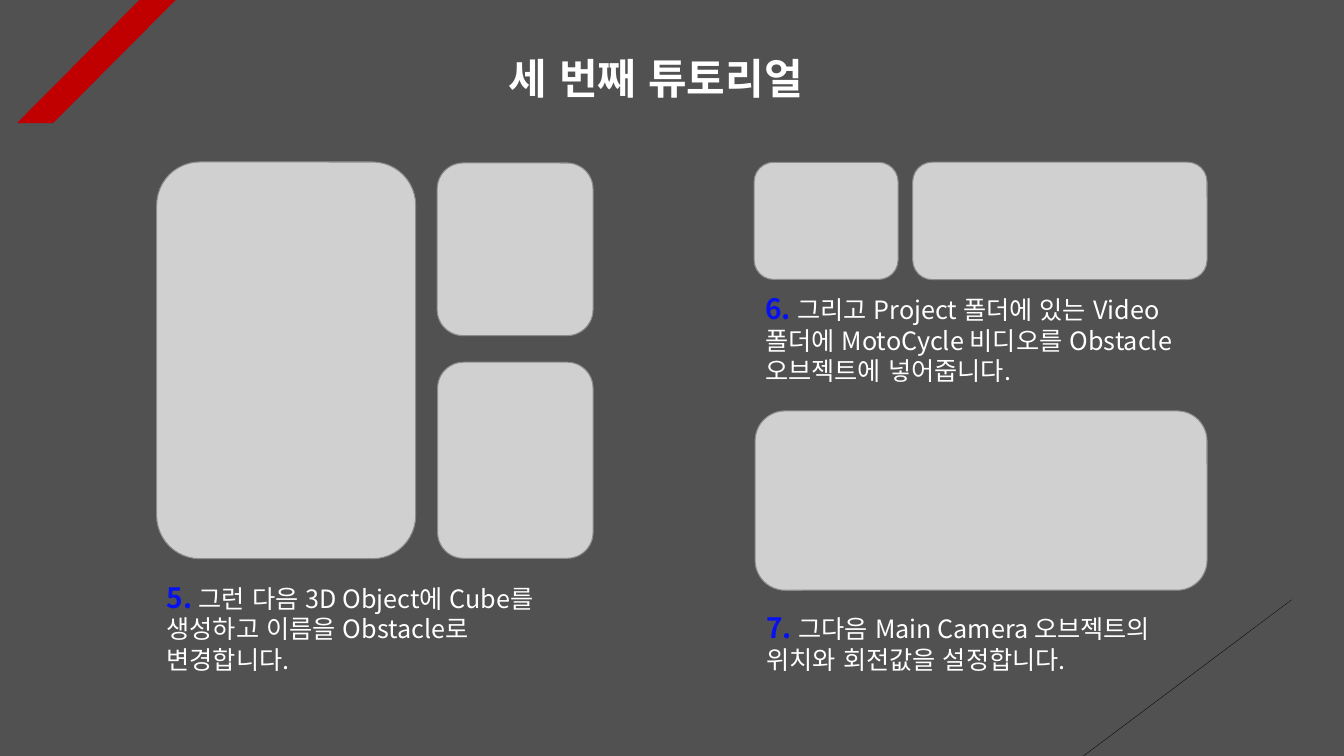
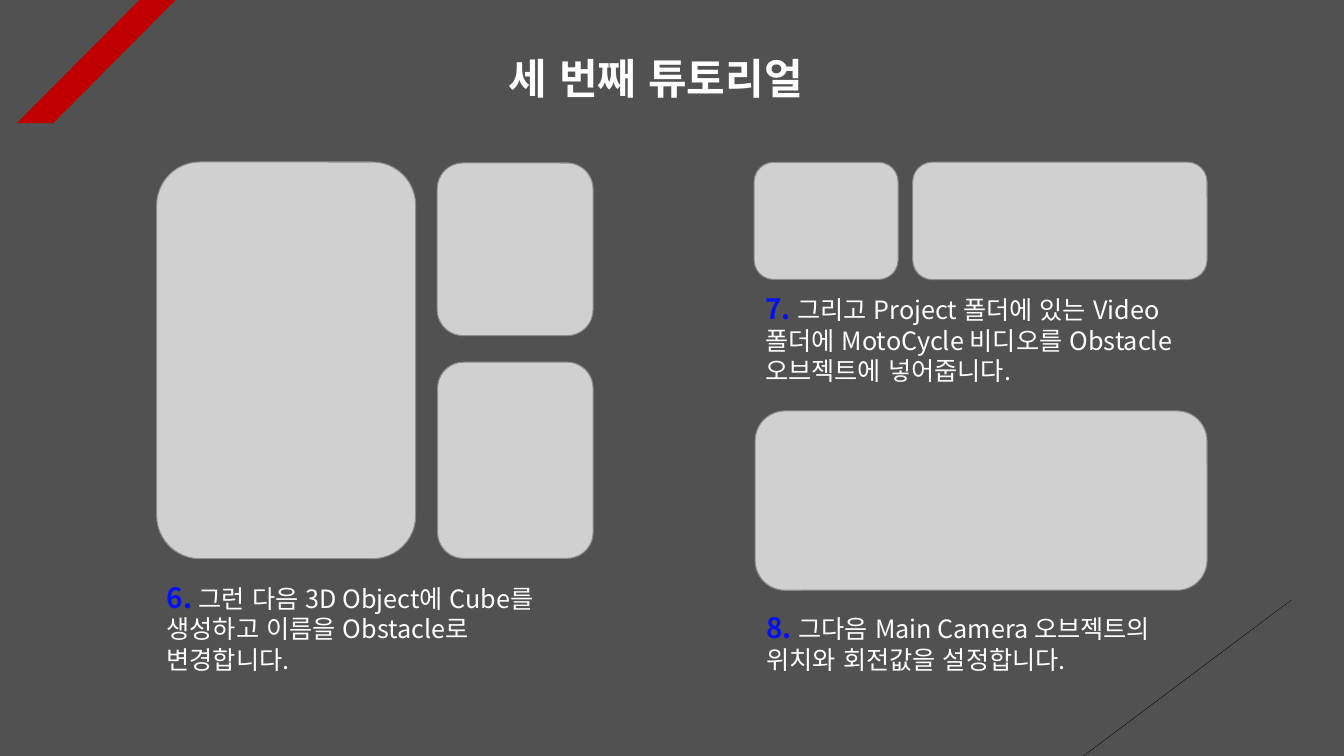
Before and after one commit to Unity2033/3D-UnityEngine, a slide deck: slide 3 of Assets/Class/Collision/PPT Data/Collision Example.pptx. Drawn at 1344x756 pixels with LibreOffice and Linux fonts; fonts in the diff are those of the drawing; grey boxes stand for pictures. Boxes give left, top, right and bottom in pixels: in the first picture for what was removed or moved away, otherwise in the second. Text is boxed around its words. In the diff, an @@ line names an element or a change of style, - is before the commit and + after.

```diff
--- a/Assets/Class/Collision/PPT Data/Collision Example.pptx
+++ b/Assets/Class/Collision/PPT Data/Collision Example.pptx
@@ text at [765, 298, 1173, 382]: text changed @@
-6. 그리고 Project 폴더에 있는 Video 폴더에 MotoCycle 비디오를 Obstacle 오브젝트에 넣어줍니다.
+7. 그리고 Project 폴더에 있는 Video 폴더에 MotoCycle 비디오를 Obstacle 오브젝트에 넣어줍니다.
@@ text at [167, 587, 534, 671]: text changed @@
-5. 그런 다음 3D Object에 Cube를 생성하고 이름을 Obstacle로 변경합니다.
+6. 그런 다음 3D Object에 Cube를 생성하고 이름을 Obstacle로 변경합니다.
@@ text at [766, 617, 1150, 671]: text changed @@
-7. 그다음 Main Camera 오브젝트의 위치와 회전값을 설정합니다.
+8. 그다음 Main Camera 오브젝트의 위치와 회전값을 설정합니다.
```
Also in this commit, not shown: 11 other slides changed, 21 other files.
